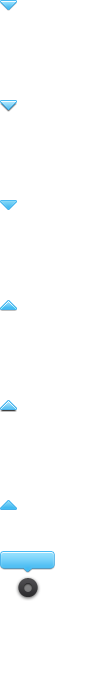
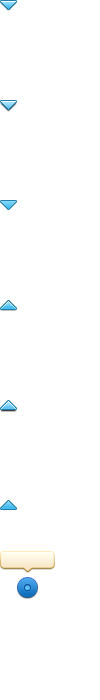
Layer changes from the first 100px x 700px image to the second:
added layer "Layer 3" above "Layer 4" over [18, 578, 37, 597]
added layer "Layer 4" above "Layer 1" over [22, 582, 34, 594]
hid "Layer 1", painted on it over [15, 552, 55, 601]
